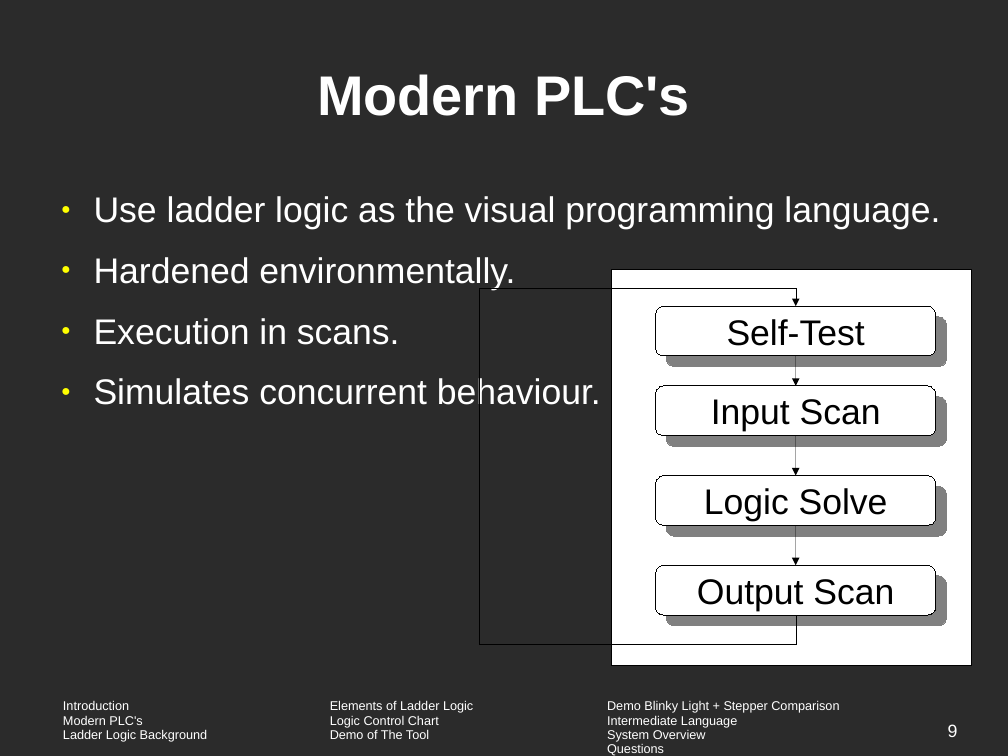
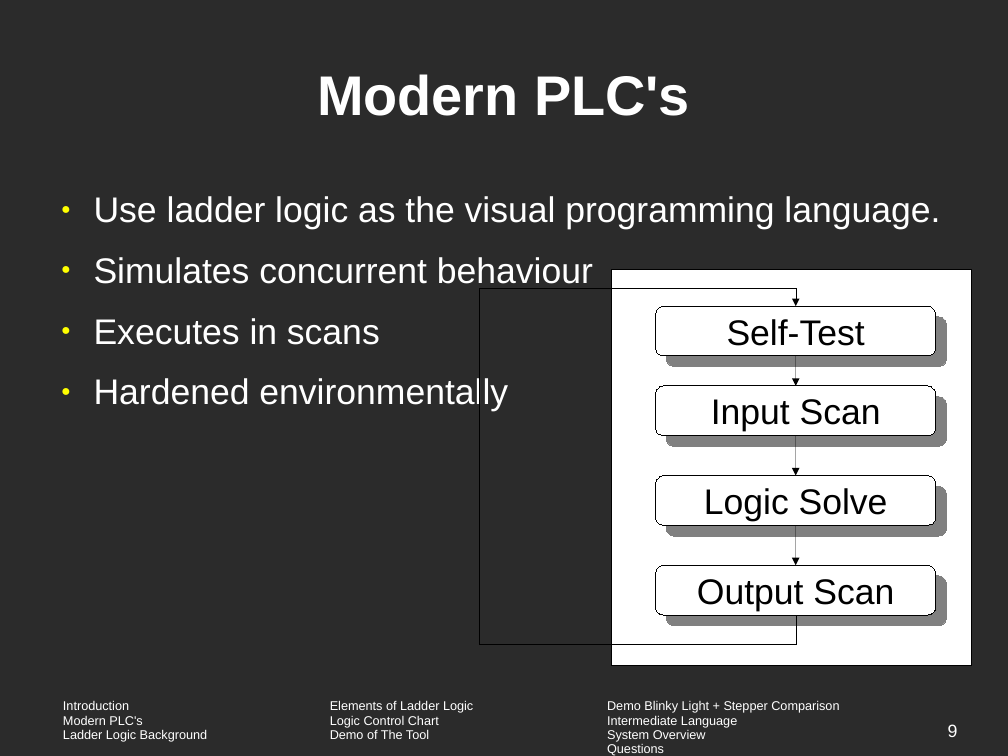
Before and after one commit to vortex-5/plcthesis, a slide deck: slide 9 of presentation/defense.odp. Drawn at 1008x756 pixels with LibreOffice and Linux fonts; fonts in the diff are those of the drawing; background and template pictures are left out; a plain dark background stands for a picture behind light text. Boxes give left, top, right and bottom in pixels: in the first picture for what was removed or moved away, otherwise in the second. Text is boxed around its words. In the diff, an @@ line names an element or a change of style, - is before the commit and + after.

```diff
--- a/presentation/defense.odp
+++ b/presentation/defense.odp
@@ text at <box>94,257,593,412</box>: text changed @@
-● Hardened environmentally.
-● Execution in scans.
-● Simulates concurrent behaviour.
+● Simulates concurrent behaviour
+● Executes in scans
+● Hardened environmentally
```
Also in this commit, not shown: 11 other slides changed, 1 slide added.
